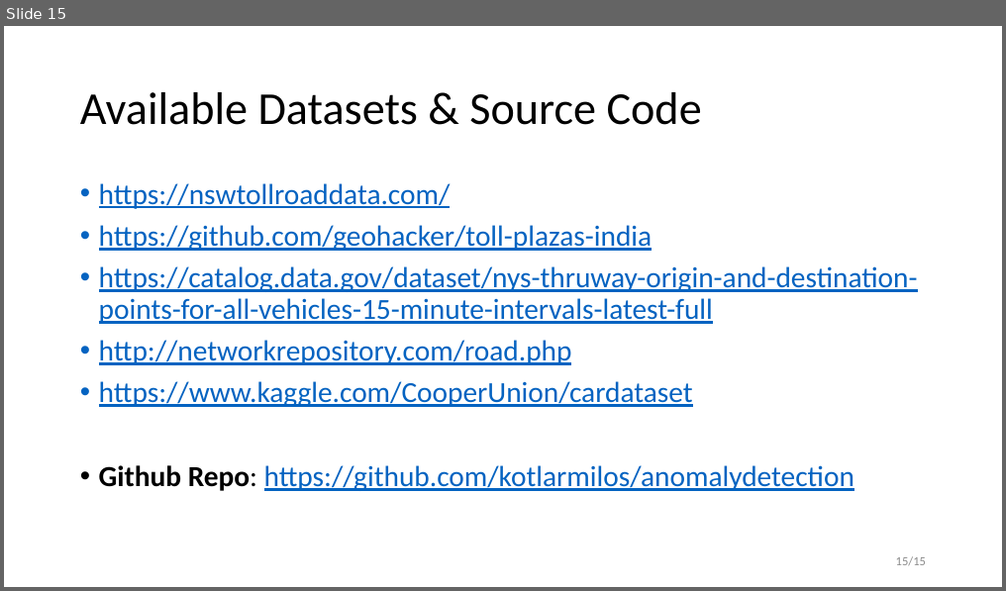
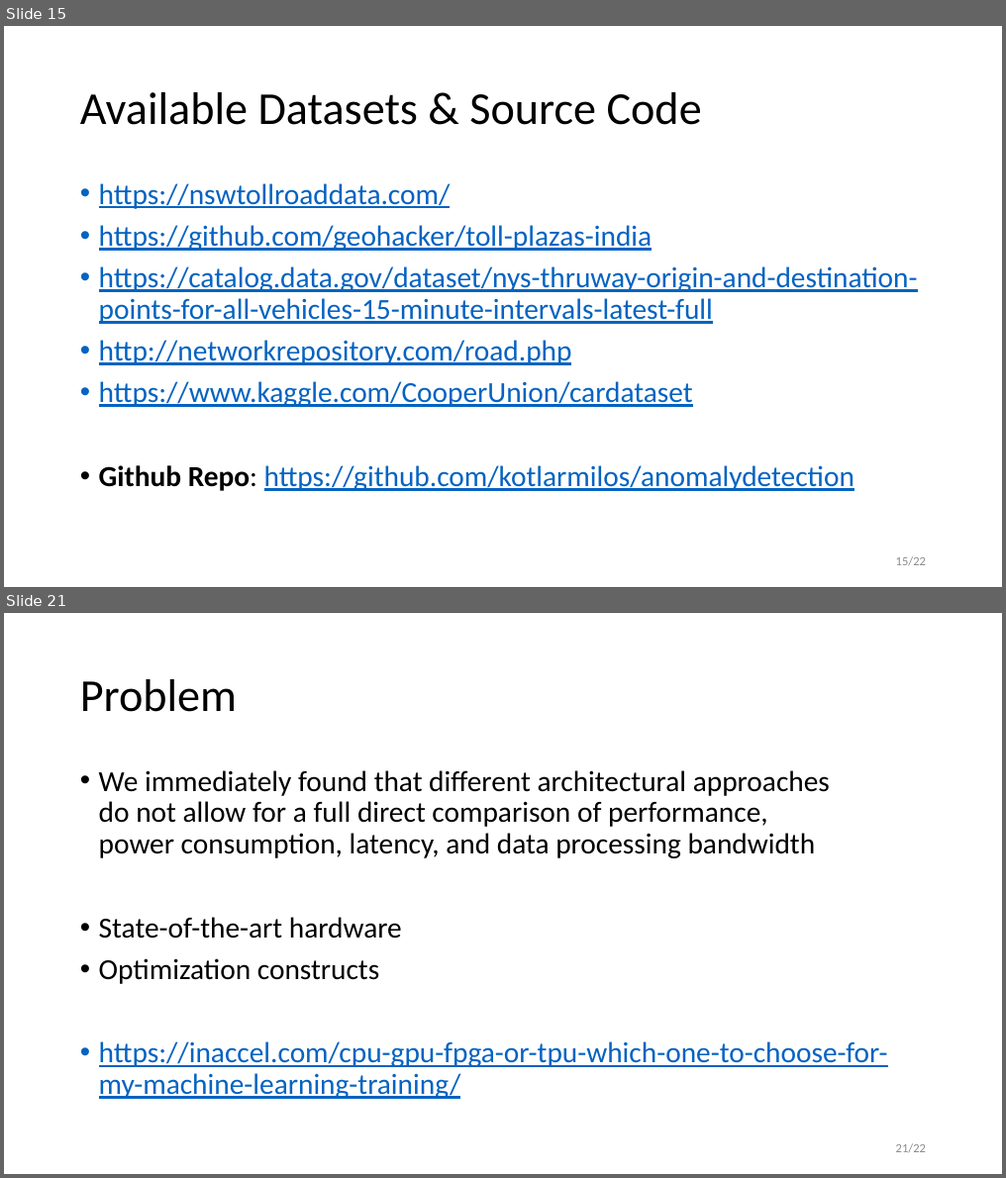
Before and after one commit to tyqh03/anomalydetection, a slide deck: doc/Real-Time Anomaly Detection System for Highway Traffic.pptx. Shown one above the other, each under a label of ours: slide 15 before the commit, slides 15 and 21 after it; the slides between them are not shown. The pictures are 1006x591 and 1006x1178 pixels, drawn with LibreOffice and Linux fonts; fonts in the diff are those of the drawing. Boxes give left, top, right and bottom in pixels: in the first picture for what was removed or moved away, otherwise in the second. Text is boxed around its words. In the diff, an @@ line names an element or a change of style, - is before the commit and + after.

```diff
--- a/doc/Real-Time Anomaly Detection System for Highway Traffic.pptx
+++ b/doc/Real-Time Anomaly Detection System for Highway Traffic.pptx
@@ slide 21 added at <box>4,613,1002,1174</box>, background #FFFFFF @@
@@ title added at <box>80,679,237,712</box>, 44 pt, text #000000 @@
+Problem
@@ text added at <box>99,770,888,1099</box>, 28 pt, text #000000 @@
+• We immediately found that different architectural approaches
+  do not allow for a full direct comparison of performance,
+  power consumption, latency, and data processing bandwidth
+• State-of-the-art hardware
+• Optimization constructs
+• https://inaccel.com/cpu-gpu-fpga-or-tpu-which-one-to-choose-for-my-machine-learning-training/
@@ page number added at <box>896,1144,926,1154</box>, 12 pt, text #8C8C8C @@
+21/22
@@ page number at <box>896,557,926,567</box>: text changed @@
-15/15
+15/22
```
Also in this commit, not shown: 6 other slides added.
